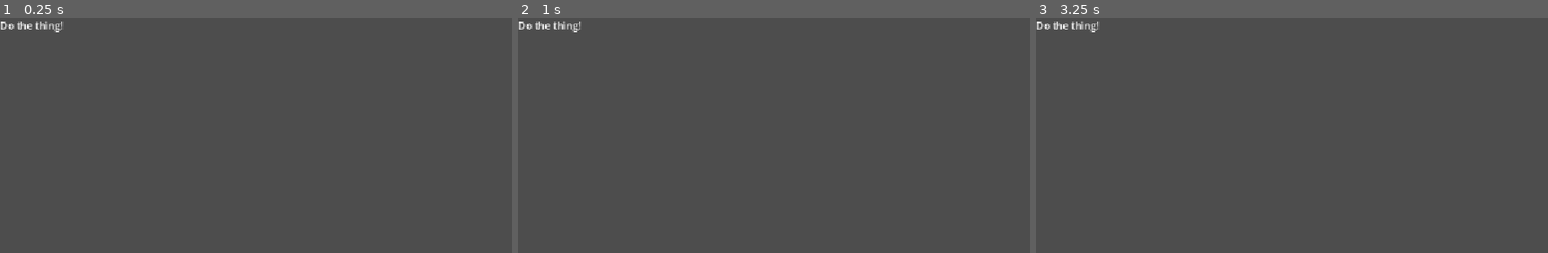
Above: before the commit, frames 1-3 (left to right).
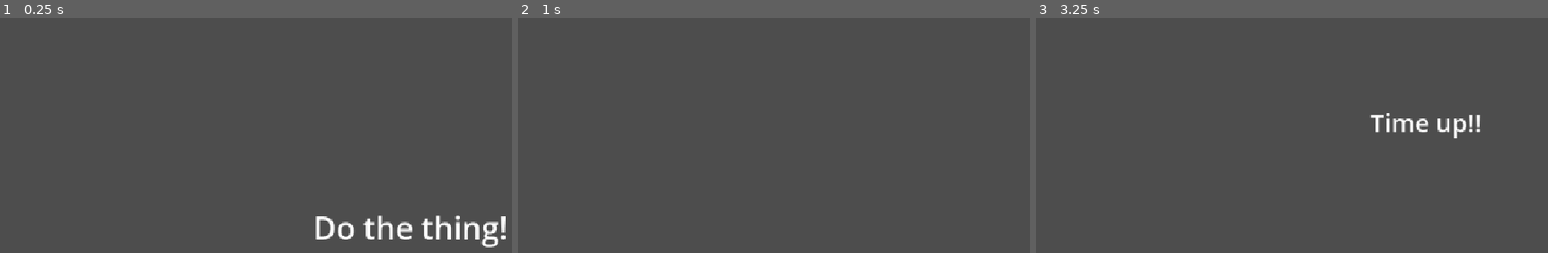
Above: after the commit, the same moments.

Repository: kvognar/gmtk-jam-2026
Game: Godot game, scene res://microgames/microgame.tscn
Two runs of this game, one before a commit and one after it. Both use one fixed random seed, a clock stepped at 60 frames per second and the inputs below. The project has no main scene, so this scene is started directly.
Inputs (mouse positions are in pixels of both pictures, inside the frame that each line leads up to):
- Up to frame 1 (0.25 s): no input
- Up to frame 2 (1 s): tap Enter at 0.5 s; move the mouse to (outside the picture) at 0.52 s; click (outside the picture) at 0.6 s
- Up to frame 3 (3.25 s): tap Space at 1.25, 2.75 s; move the mouse to (1251, 238) at 1.27 s; click (1251, 238) at 1.35 s; tap Enter at 2 s; move the mouse to (1466, 130) at 2.02 s; click (1466, 130) at 2.1 s; move the mouse to (outside the picture) at 2.77 s; click (outside the picture) at 2.85 s

The runs differ from the first frame. In frame 1, 1.9% of the frame differs, in the area x 0-99%, y 1-98%; in frame 2, 0.2%; in frame 3, 1.0%.

Commit message:
basic microgame scene

Diff:
--- a/microgames/microgame.gd
+++ b/microgames/microgame.gd
@@ -6,14 +6,50 @@
 signal success
 signal failure
 
+var playing: bool = true
+
 func _ready() -> void:
 	begin()
 
 func begin() -> void:
 	$Prompt.text = prompt;
+	$Prompt.show()
+	$Result.hide()
+	$Timer.start()
+	playing = true
+	await get_tree().create_timer(1.0).timeout
+	$Prompt.hide()
 
 func fail() -> void:
+	print_debug('we lost :(')
+	playing = false
+	var timer = get_tree().create_timer(1.0).timeout
+	print_debug('failure!!')
 	failure.emit()
 
+func lose() -> void:
+	$Result.text = 'Oh no!'
+	$Result.show()
+	fail()
+
 func win() -> void:
+	if !playing:
+		return
+	print_debug('we win')
+	var timer = get_tree().create_timer(1.0).timeout
+	print_debug('on to the next thing')
 	success.emit()
+
+func _process(delta: float) -> void:
+	if Input.is_action_just_pressed('action'):
+		win()
+
+func time_up() -> void:
+	playing = false
+	print_debug('time_up')
+	$Result.text = 'Time up!!'
+	$Result.show()
+	fail()
+
+func _on_timer_timeout() -> void:
+	time_up()
--- a/microgames/microgame.tscn
+++ b/microgames/microgame.tscn
@@ -13,5 +13,24 @@
 
 [node name="Prompt" type="Label" parent="." unique_id=616038800]
 layout_mode = 0
-offset_right = 40.0
-offset_bottom = 23.0
+offset_left = 502.0
+offset_top = 302.0
+offset_right = 561.0
+offset_bottom = 325.0
+theme_override_font_sizes/font_size = 50
+text = "Prompt!"
+
+[node name="Timer" type="Timer" parent="." unique_id=761398493]
+wait_time = 3.0
+one_shot = true
+
+[node name="Result" type="Label" parent="." unique_id=1582345726]
+layout_mode = 0
+offset_left = 536.0
+offset_top = 140.0
+offset_right = 656.0
+offset_bottom = 195.0
+theme_override_font_sizes/font_size = 40
+text = "Result"
+
+[connection signal="timeout" from="Timer" to="." method="_on_timer_timeout"]
--- a/project.godot
+++ b/project.godot
@@ -19,6 +19,34 @@
 window/stretch/mode="canvas_items"
 window/stretch/aspect="expand"
 
+[input]
+
+left={
+"deadzone": 0.2,
+"events": [Object(InputEventKey,"resource_local_to_scene":false,"resource_name":"","device":-1,"window_id":0,"alt_pressed":false,"shift_pressed":false,"ctrl_pressed":false,"meta_pressed":false,"pressed":false,"keycode":0,"physical_keycode":65,"key_label":0,"unicode":97,"location":0,"echo":false,"script":null)
+]
+}
+right={
+"deadzone": 0.2,
+"events": [Object(InputEventKey,"resource_local_to_scene":false,"resource_name":"","device":-1,"window_id":0,"alt_pressed":false,"shift_pressed":false,"ctrl_pressed":false,"meta_pressed":false,"pressed":false,"keycode":0,"physical_keycode":68,"key_label":0,"unicode":100,"location":0,"echo":false,"script":null)
+]
+}
+up={
+"deadzone": 0.2,
+"events": [Object(InputEventKey,"resource_local_to_scene":false,"resource_name":"","device":-1,"window_id":0,"alt_pressed":false,"shift_pressed":false,"ctrl_pressed":false,"meta_pressed":false,"pressed":false,"keycode":0,"physical_keycode":87,"key_label":0,"unicode":119,"location":0,"echo":false,"script":null)
+]
+}
+down={
+"deadzone": 0.2,
+"events": [Object(InputEventKey,"resource_local_to_scene":false,"resource_name":"","device":-1,"window_id":0,"alt_pressed":false,"shift_pressed":false,"ctrl_pressed":false,"meta_pressed":false,"pressed":false,"keycode":0,"physical_keycode":83,"key_label":0,"unicode":115,"location":0,"echo":false,"script":null)
+]
+}
+action={
+"deadzone": 0.2,
+"events": [Object(InputEventMouseButton,"resource_local_to_scene":false,"resource_name":"","device":-1,"window_id":0,"alt_pressed":false,"shift_pressed":false,"ctrl_pressed":false,"meta_pressed":false,"button_mask":0,"position":Vector2(0, 0),"global_position":Vector2(0, 0),"factor":1.0,"button_index":1,"canceled":false,"pressed":false,"double_click":false,"script":null)
+]
+}
+
 [physics]
 
 3d/physics_engine="Jolt Physics"
--- /dev/null
+++ b/workstation.gd
@@ -0,0 +1,3 @@
+extends Node3D
+
+var games: Array[Microgame] = []
--- a/workstation.tscn
+++ b/workstation.tscn
@@ -1,10 +1,17 @@
 [gd_scene format=3 uid="uid://b4n03qixpsio3"]
 
+[ext_resource type="Script" uid="uid://bqhroda63pqcb" path="res://workstation.gd" id="1_j81i1"]
 [ext_resource type="PackedScene" uid="uid://bgr0oe6tv8u8r" path="res://assets/3D/room.tscn" id="1_un3qw"]
 [ext_resource type="PackedScene" uid="uid://bvlmt8kd0nbh6" path="res://assets/3D/terminal.tscn" id="2_jfner"]
 [ext_resource type="PackedScene" uid="uid://b00fa10qd8r0w" path="res://assets/3D/props/coffeecup.tscn" id="3_yfhe6"]
 
+[sub_resource type="Environment" id="Environment_ejdy6"]
+ambient_light_source = 2
+ambient_light_color = Color(0.5682058, 0.42399585, 0.350675, 1)
+ambient_light_energy = 6.92
+
 [node name="Workstation" type="Node3D" unique_id=2105439346]
+script = ExtResource("1_j81i1")
 
 [node name="room" parent="." unique_id=235516147 instance=ExtResource("1_un3qw")]
 
@@ -13,3 +20,9 @@
 
 [node name="coffeecup" parent="terminal" unique_id=1962544746 instance=ExtResource("3_yfhe6")]
 transform = Transform3D(1, 0, 0, 0, 1, 0, 0, 0, 1, -0.24699628, 0.28577247, 0.27102375)
+
+[node name="Camera3D" type="Camera3D" parent="." unique_id=98828477]
+transform = Transform3D(1, 0, 0, 0, 1, 0, 0, 0, 1, 0, 0.5962175, -0.34459257)
+
+[node name="WorldEnvironment" type="WorldEnvironment" parent="." unique_id=218602268]
+environment = SubResource("Environment_ejdy6")
Not shown, added: workstation.gd.uid
